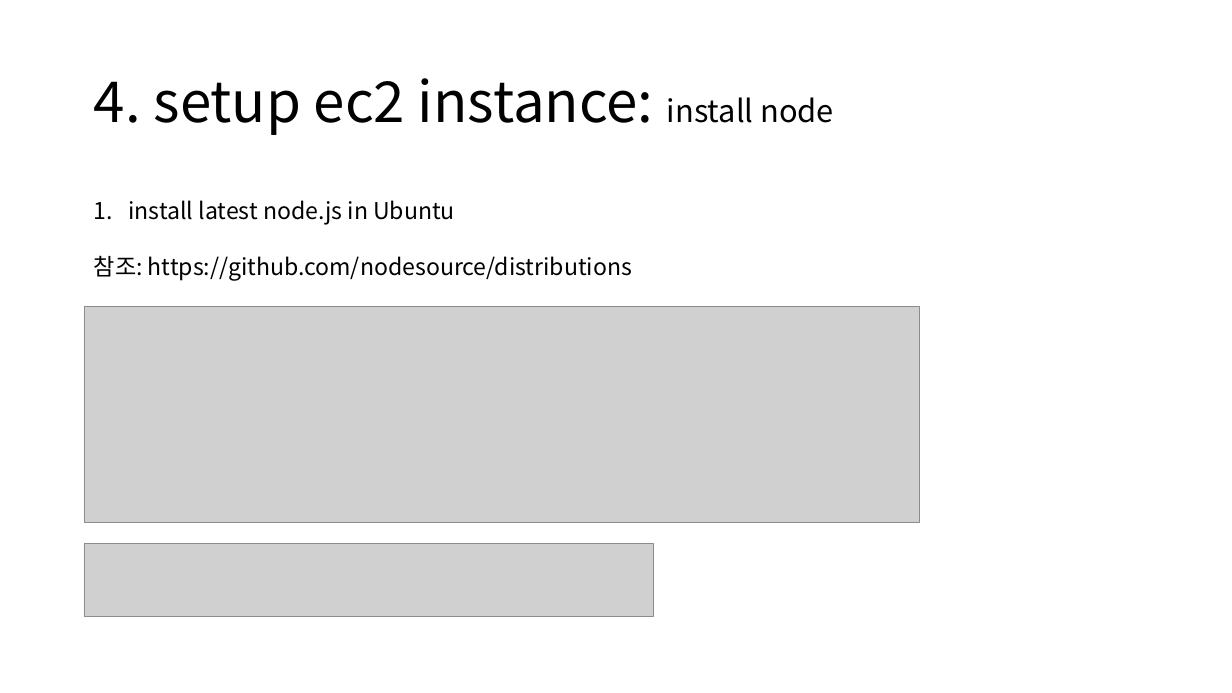
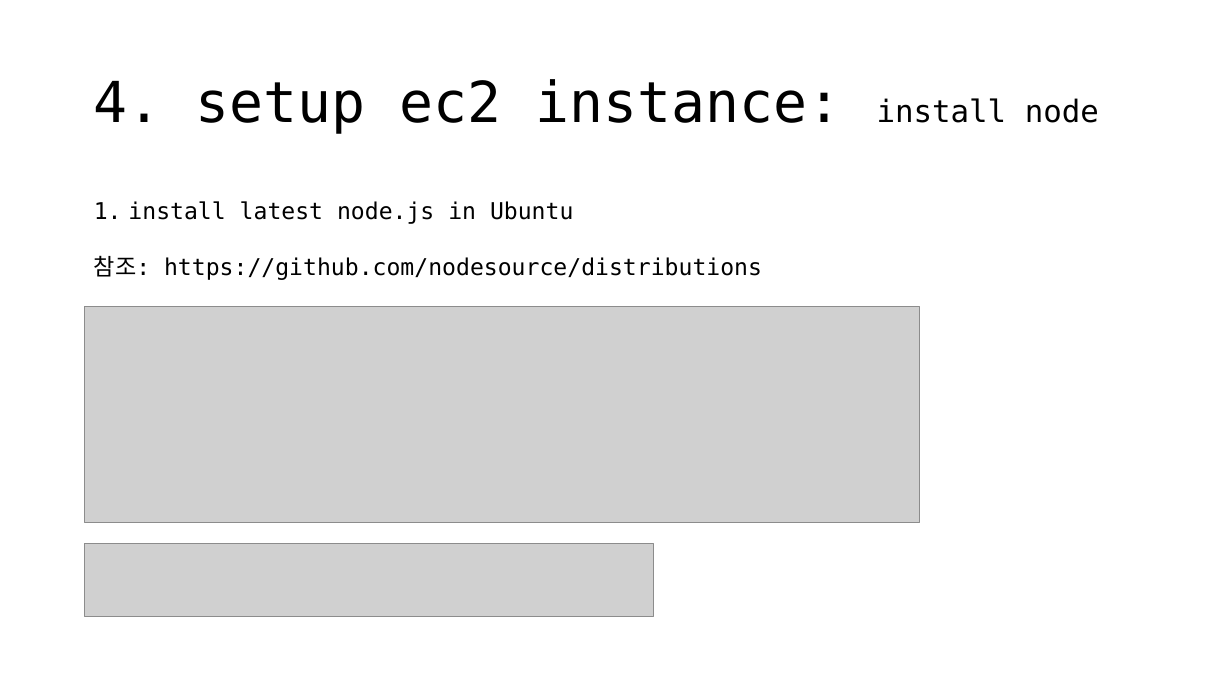
Before and after one commit to Ujin28/ssossotable-team-study, a slide deck: slide 10 of CI-CD/CI-CD.pptx. Drawn at 1232x693 pixels with LibreOffice and Linux fonts; fonts in the diff are those of the drawing; grey boxes stand for pictures. Boxes give left, top, right and bottom in pixels: in the first picture for what was removed or moved away, otherwise in the second. Text is boxed around its words. In the diff, an @@ line names an element or a change of style, - is before the commit and + after.

```diff
--- a/CI-CD/CI-CD.pptx
+++ b/CI-CD/CI-CD.pptx
@@ title "4. setup ec2 instance: install ..." at <box>94,79,1099,134</box>: font Noto Sans CJK KR to DejaVu Sans Mono @@
@@ text "install latest node.js in Ubuntu" at <box>94,201,762,280</box>: font Noto Sans CJK KR to DejaVu Sans Mono @@
```
Also in this commit, not shown: 42 other slides changed, 1 slide removed, 1 other file.
